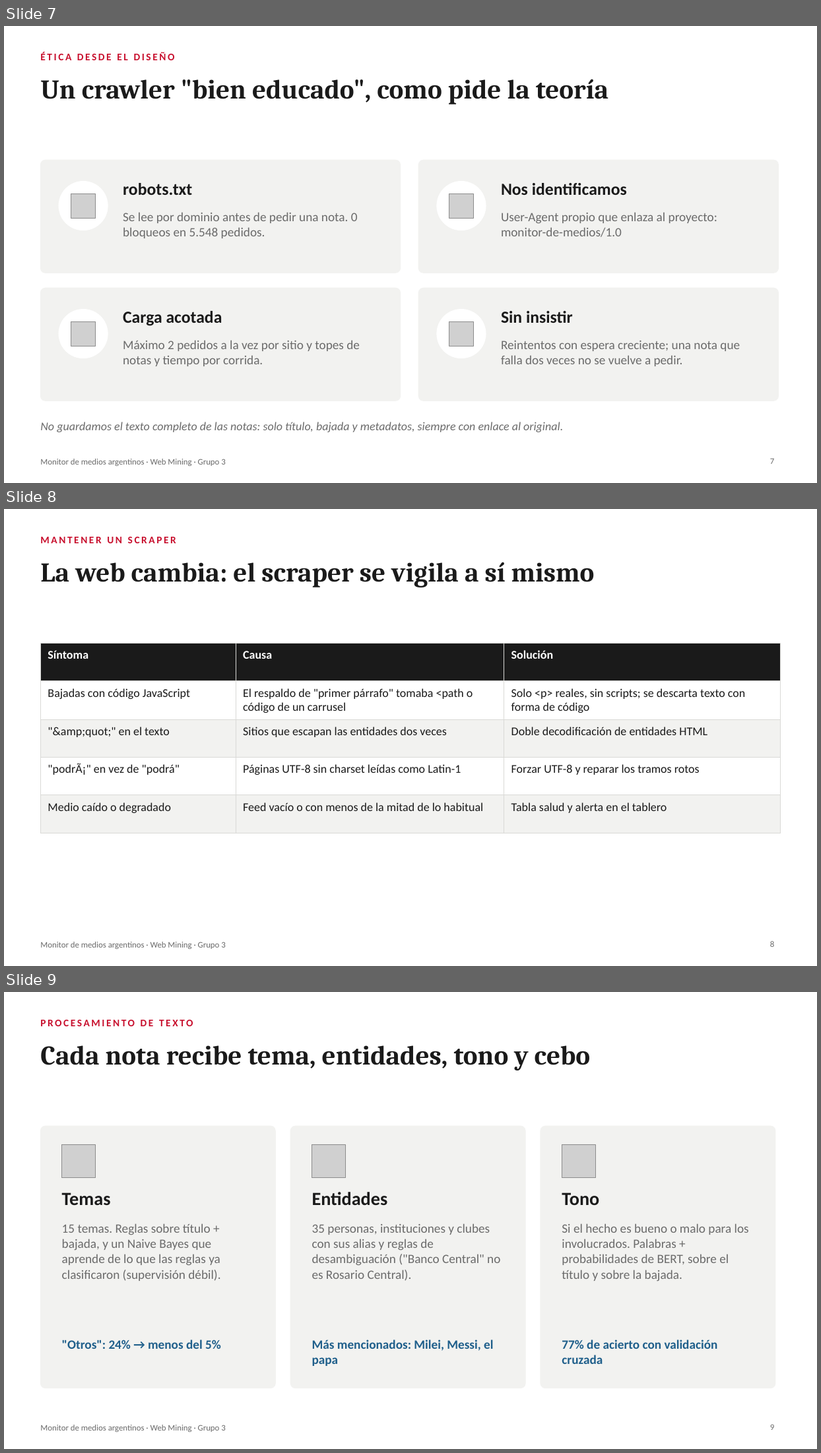
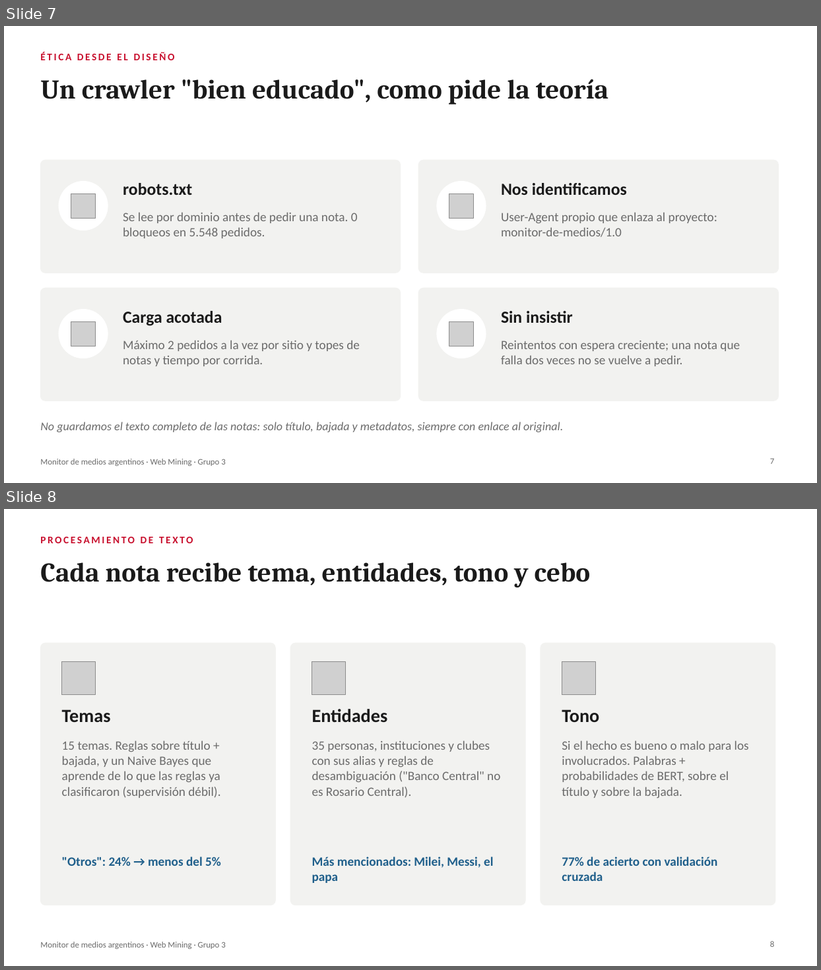
Before and after one commit to miguegarrone-blip/Web-Mining, a slide deck: docs/presentacion-tp.pptx. Shown one above the other, each under a label of ours: slides 7, 8 and 9 before the commit, slides 7 and 8 after it. The pictures are 821x1453 and 821x970 pixels, drawn with LibreOffice and Linux fonts; fonts in the diff are those of the drawing; grey boxes stand for pictures. Boxes give left, top, right and bottom in pixels: in the first picture for what was removed or moved away, otherwise in the second. Text is boxed around its words. In the diff, an @@ line names an element or a change of style, - is before the commit and + after.

```diff
--- a/docs/presentacion-tp.pptx
+++ b/docs/presentacion-tp.pptx
@@ slide 8 removed at (x1=4, y1=509, x2=817, y2=966), background #FFFFFF; not listed: 1 template element that a slide beside it also shows @@
@@ text removed at (x1=40, y1=537, x2=176, y2=543) @@
-MANTENER UN SCRAPER
@@ title removed at (x1=40, y1=562, x2=595, y2=588) @@
-La web cambia: el scraper se vigila a sí mismo
@@ table removed at (x1=40, y1=643, x2=781, y2=816), 5 rows, 3 columns @@
-Síntoma | Causa | Solución
-Bajadas con código JavaScript | El respaldo de "primer párrafo" tomaba <path o código de un carrusel | Solo <p> reales, sin scripts; se descarta texto con forma de código
-"&amp;quot;" en el texto | Sitios que escapan las entidades dos veces | Doble decodificación de entidades HTML
-"podrÃ¡" en vez de "podrá" | Páginas UTF-8 sin charset leídas como Latin-1 | Forzar UTF-8 y reparar los tramos rotos
-Medio caído o degradado | Feed vacío o con menos de la mitad de lo habitual | Tabla salud y alerta en el tablero
@@ page number removed at (x1=770, y1=941, x2=774, y2=947) @@
-8
@@ what was slide 9 is now slide 8 @@
```
Also in this commit, not shown: 6 slides changed, 1 other slide removed, 3 other files.
